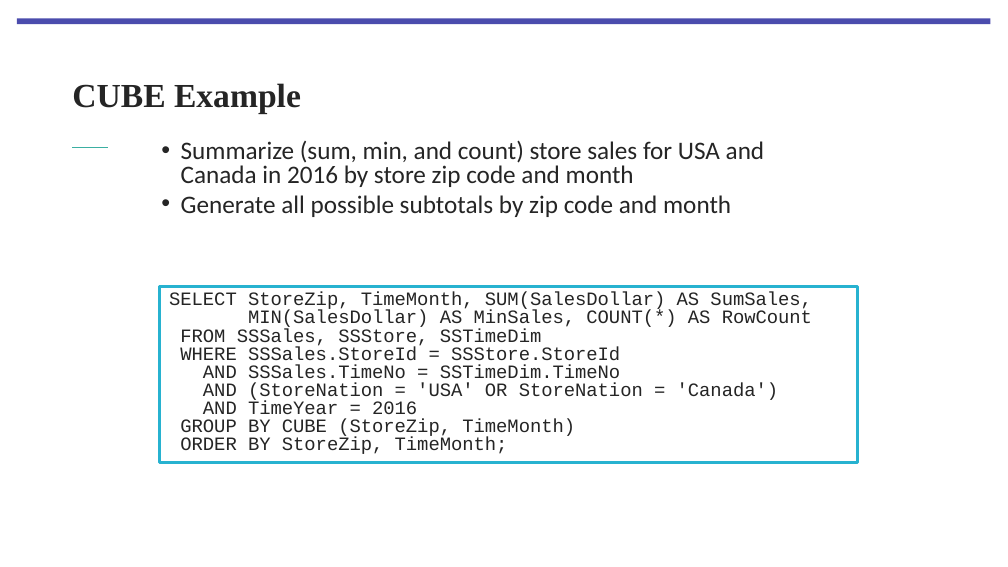
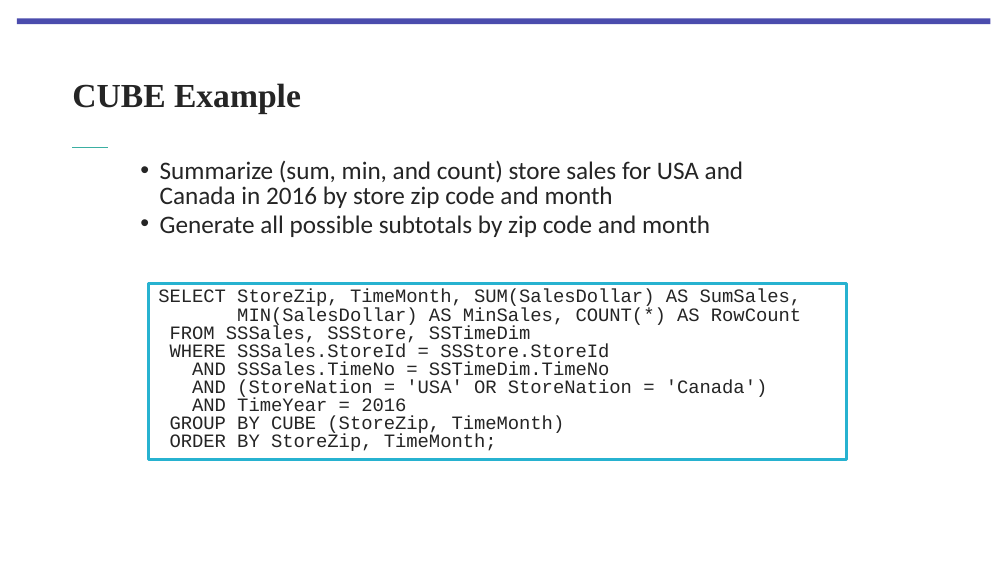
Before and after one commit to Monosakkarider/USN, a slide deck: slide 39 of BID3000/5Forelesning180923/Lecture 5 Query Formulation for Data Warehouses Part 1 V2.pptx. Drawn at 1008x567 pixels with LibreOffice and Linux fonts; fonts in the diff are those of the drawing; background and template pictures are left out. Boxes give left, top, right and bottom in pixels: in the first picture for what was removed or moved away, otherwise in the second. Text is boxed around its words. In the diff, an @@ line names an element or a change of style, - is before the commit and + after.

```diff
--- a/BID3000/5Forelesning180923/Lecture 5 Query Formulation for Data Warehouses Part 1 V2.pptx
+++ b/BID3000/5Forelesning180923/Lecture 5 Query Formulation for Data Warehouses Part 1 V2.pptx
@@ text "Summarize (sum, min, and count) ...": place and size @@
-text "Summarize (sum, min, and count) ..." at (181, 140, 765, 217)
+text "Summarize (sum, min, and count) ..." at (160, 160, 744, 237)
@@ rectangle "SELECT StoreZip, TimeMonth, SUM(SalesDollar) AS ...": place and size @@
-rectangle "SELECT StoreZip, TimeMonth, SUM(SalesDollar) AS ..." at (159, 286, 858, 463)
+rectangle "SELECT StoreZip, TimeMonth, SUM(SalesDollar) AS ..." at (148, 283, 847, 460)
```
Also in this commit, not shown: 19 other slides changed, 9 slides added, 1 slide removed, 46 other files.
